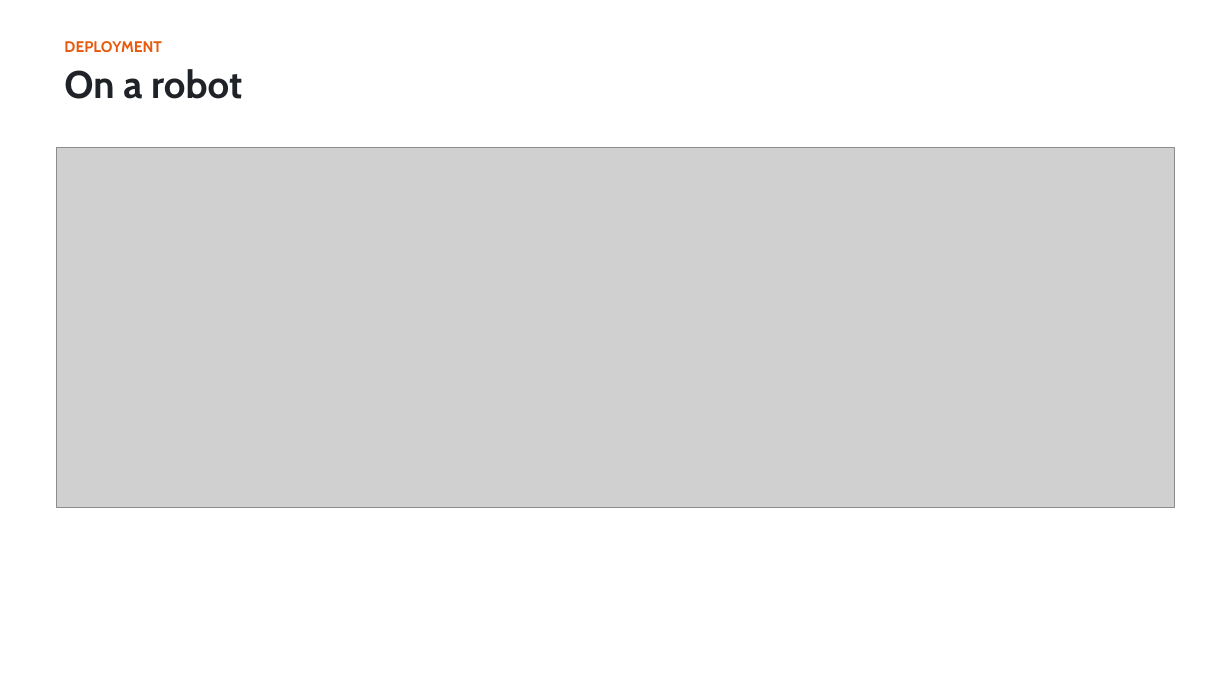
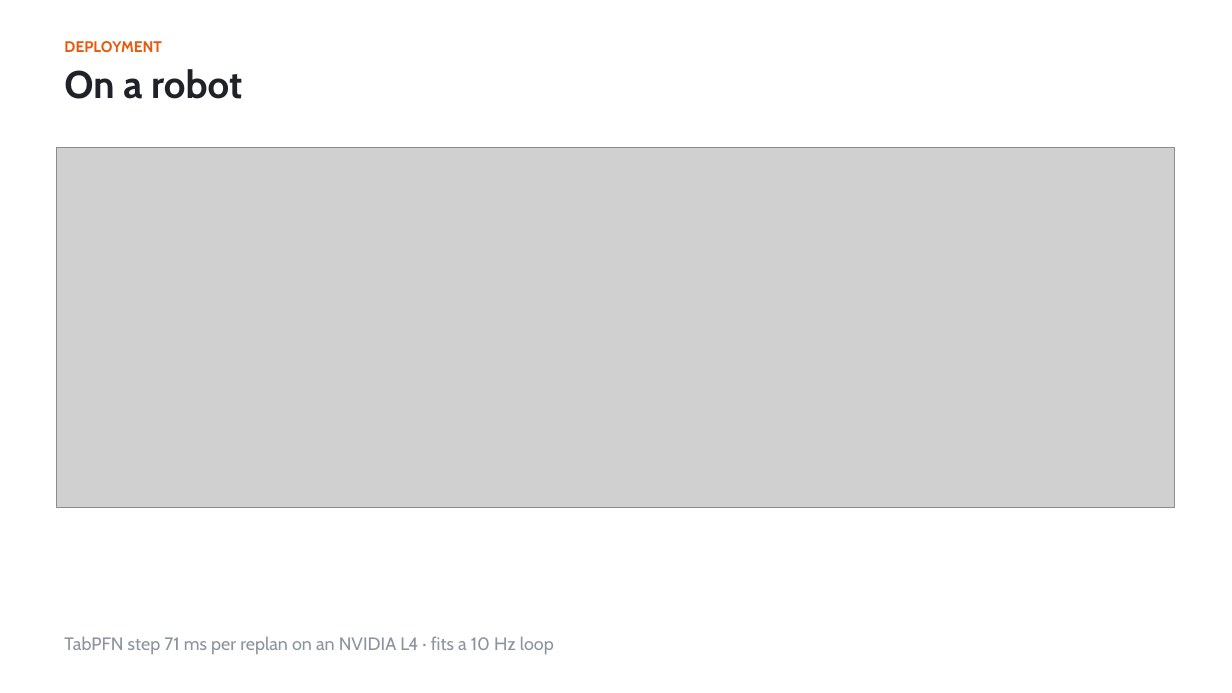
Before and after one commit to shiinalight/Foresight, a slide deck: slide 13 of deck/Foresight.pptx. Drawn at 1232x693 pixels with LibreOffice and Linux fonts; fonts in the diff are those of the drawing; grey boxes stand for pictures. Boxes give left, top, right and bottom in pixels: in the first picture for what was removed or moved away, otherwise in the second. Text is boxed around its words. In the diff, an @@ line names an element or a change of style, - is before the commit and + after.

```diff
--- a/deck/Foresight.pptx
+++ b/deck/Foresight.pptx
@@ text added at box(64, 636, 554, 655), 14 pt, text #8B949E @@
+TabPFN step 71 ms per replan on an NVIDIA L4 · fits a 10 Hz loop
```
Also in this commit, not shown: 4 other files.
